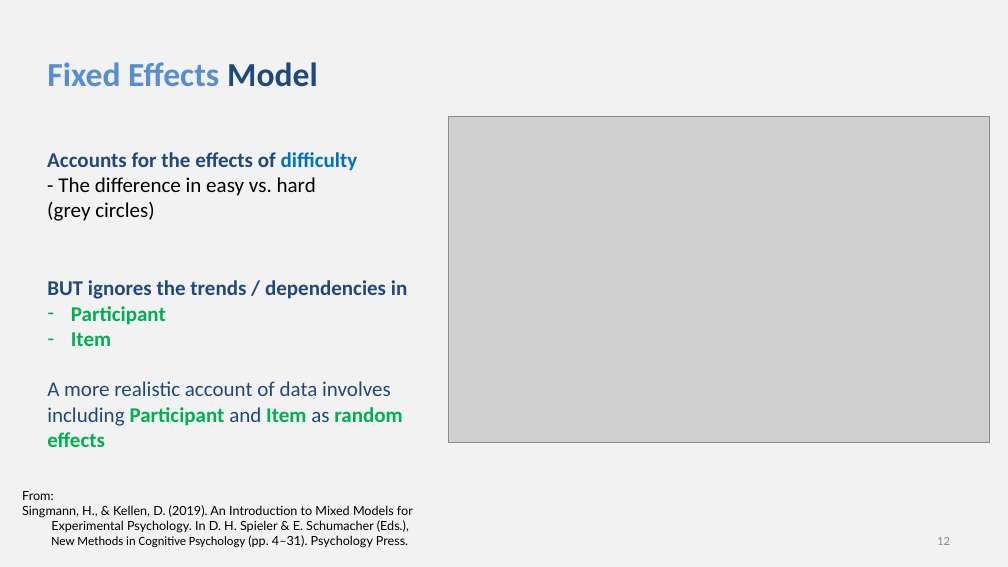
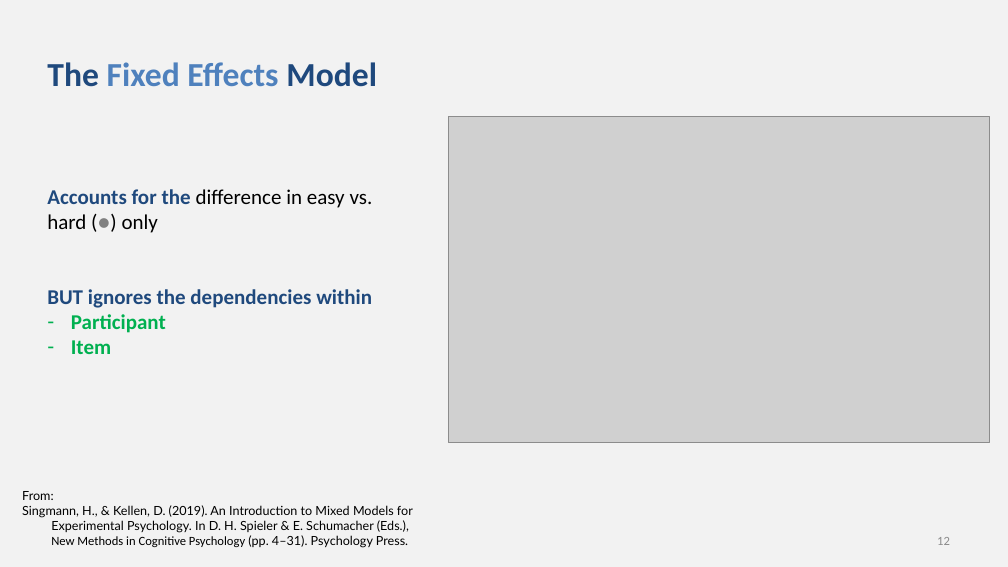
Before and after one commit to chrisjberry/datafluencyCB, a slide deck: slide 12 of docs/slides/PSYC761_L8_MixedModels.pptx. Drawn at 1008x567 pixels with LibreOffice and Linux fonts; fonts in the diff are those of the drawing; grey boxes stand for pictures. Boxes give left, top, right and bottom in pixels: in the first picture for what was removed or moved away, otherwise in the second. Text is boxed around its words. In the diff, an @@ line names an element or a change of style, - is before the commit and + after.

```diff
--- a/docs/slides/PSYC761_L8_MixedModels.pptx
+++ b/docs/slides/PSYC761_L8_MixedModels.pptx
@@ title at (47,62,377,87): text changed; text colour #558ED5 to #4F81BD @@
-Fixed Effects Model
+The Fixed Effects Model
@@ text at (47,189,373,233): text changed @@
-Accounts for the effects of difficulty
-- The difference in easy vs. hard
-(grey circles)
+Accounts for the difference in easy vs. hard (●) only
@@ text "BUT ignores the dependencies within": place and size @@
-text "BUT ignores the dependencies within" at (47,280,407,447)
+text "BUT ignores the dependencies within" at (47,289,372,354)
@@ text at (47,289,372,308): text changed @@
-BUT ignores the trends / dependencies in
+BUT ignores the dependencies within
@@ text at (47,381,402,447): paragraph removed @@
-A more realistic account of data involves
-including Participant and Item as random effects
```
Also in this commit, not shown: 20 other slides changed.
